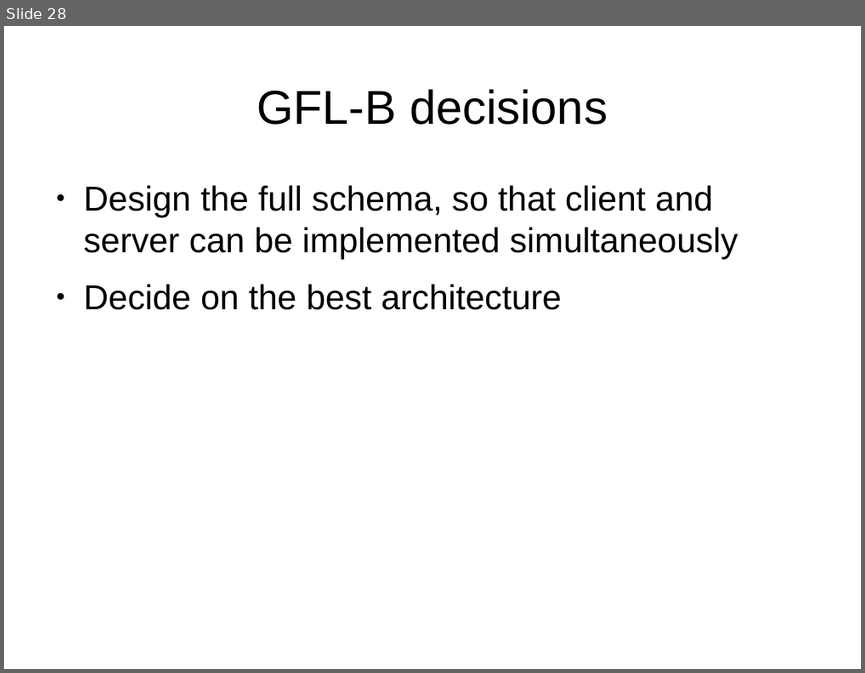
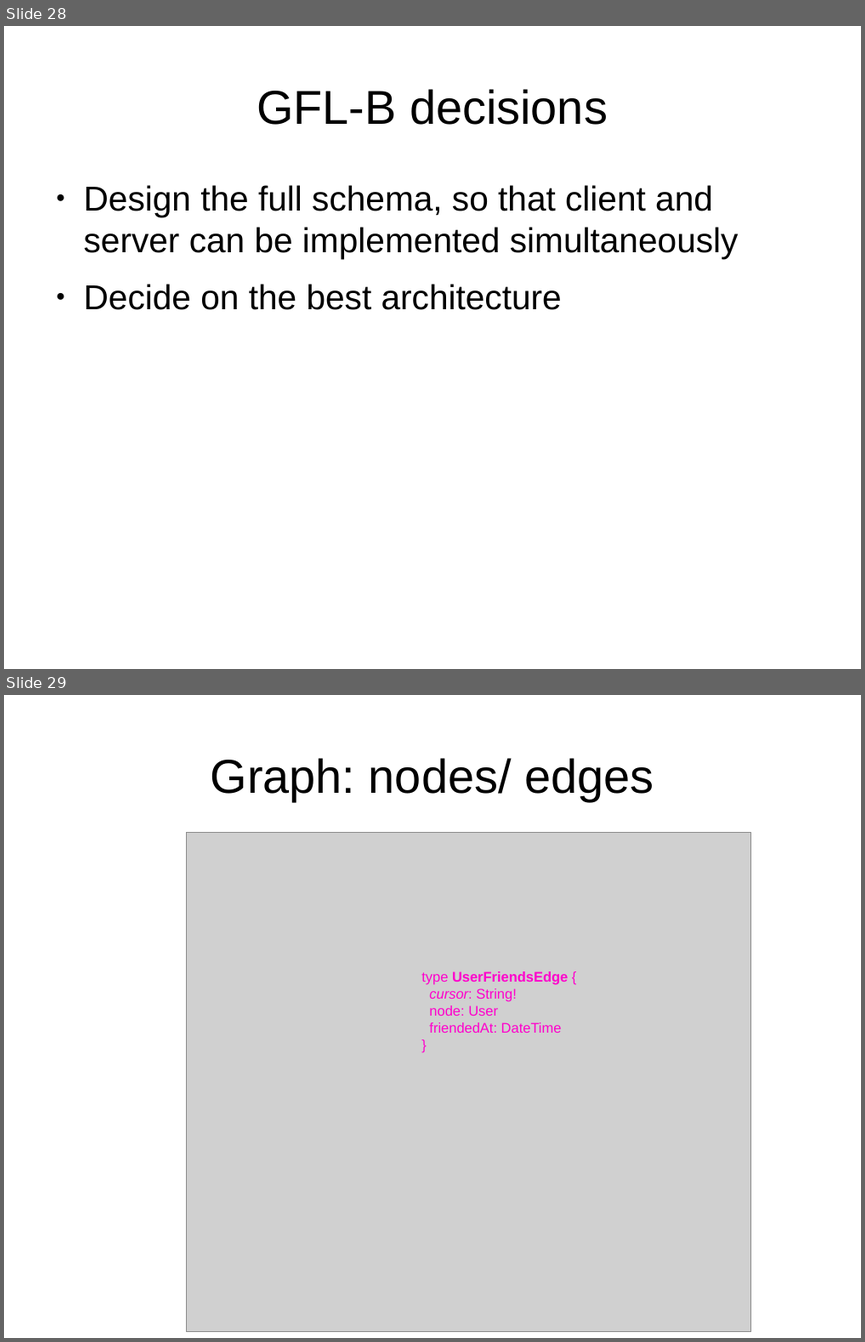
Before and after one commit to robsdev/GraphQL-Intro, a slide deck: misc/pres1.odp. Shown one above the other, each under a label of ours: slide 28 before the commit, slides 28 and 29 after it. The pictures are 865x673 and 865x1342 pixels, drawn with LibreOffice and Linux fonts; fonts in the diff are those of the drawing; grey boxes stand for pictures; background and template pictures are left out. Boxes give left, top, right and bottom in pixels: in the first picture for what was removed or moved away, otherwise in the second. Text is boxed around its words. In the diff, an @@ line names an element or a change of style, - is before the commit and + after.

```diff
--- a/misc/pres1.odp
+++ b/misc/pres1.odp
@@ slide 29 added at <box>4,695,861,1338</box>, background #FFFFFF @@
@@ title added at <box>211,758,653,801</box>, 44 pt, text #000000 @@
+Graph: nodes/ edges
@@ picture added at <box>187,833,751,1332</box> @@
@@ text added at <box>421,971,568,1032</box>, 13 pt, text #FF00CC @@
+type UserFriendsEdge {
+cursor: String!
+node: User
+friendedAt: DateTime
+}
```
Also in this commit, not shown: 1 slide changed.
